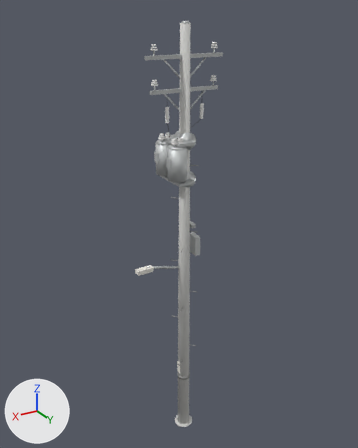
An edit to the glTF model client/art/photoreal11/props/jp_pole.glb, drawn before and after from the same camera.
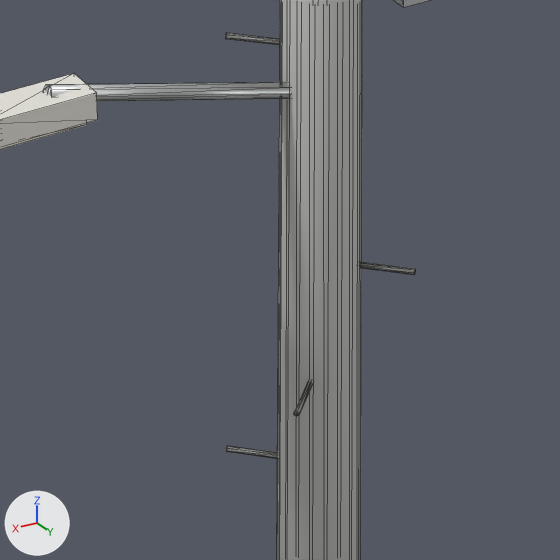
Old and new are each drawn whole from a camera (50 mm lens) standing at (5.84, 9.48, 11.04) and looking at (0.0, -0.26, 6.17) and again close up on the part from 39% to 61% of the width and 57% to 74% of the height. The lights are fixed; the arrows at lower left show +X, +Y and +Z. The last two pictures show the newer version. The close-ups show mesh edges as thin lines. Vertices at exactly the same position are counted once.

Names of what the first close-up shows: 'jp_pole'.
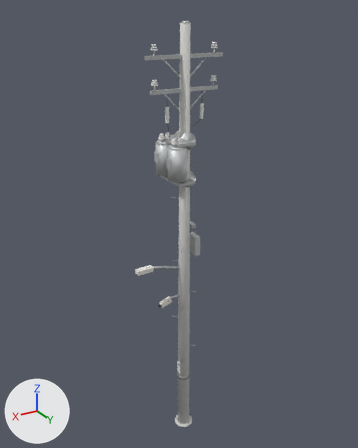
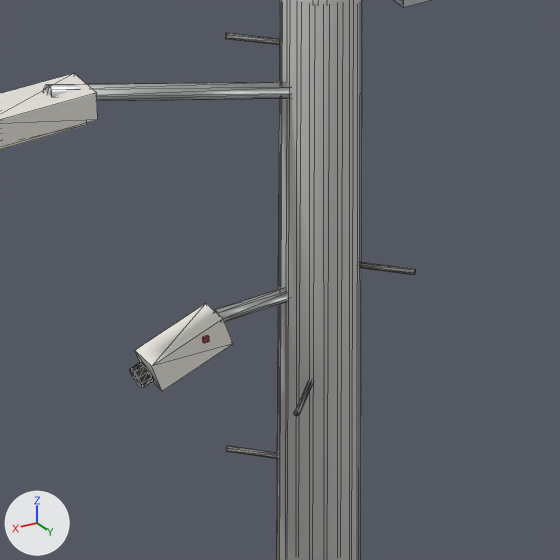
Where the change shows, as pixel boxes [x1, y1, x2, y2] in the close-ups (560 x 560 px):
part 1 of me_jp_pole, added
    after: [215, 289, 289, 322]
part 2 of me_jp_pole, added
    after: [203, 335, 209, 343]
part 3 of me_jp_pole, added
    after: [130, 362, 153, 388]
part 4 of me_jp_pole, added
    after: [135, 303, 233, 391]

What changed in the scene script:
```text
Add mat_neon_red:
    mat_neon_red = principled_material('neon_red')
    mat_neon_red.base_color = (0.9, 0.1, 0.15)  # red #f3596c
    mat_neon_red.roughness = 0.3
Add mat_dark:
    mat_dark = principled_material('dark')
    mat_dark.base_color = (0.03, 0.03, 0.03)  # dark grey #303030
    mat_dark.roughness = 0.9
Change me_jp_pole:
    used by ob_jp_pole; location = (0.0, 0.0, 0.0)
    remove me_jp_pole.from_pydata(...)  # 1744 vertices, 3132 faces; spans x -0.95..1.33, y -0.5..0.5, z 0.0..10.85
    add me_jp_pole.from_pydata(...)  # 1792 vertices, 3212 faces; spans x -0.95..1.33, y -0.5..0.5, z 0.0..10.85
    me_jp_pole part 1: a new loose piece, a 6-sided cylinder along x spanning x 0.12..0.42, y -0.025..0.025, z 4.278..4.322, in mat_galvanized (light grey #ced1d1)
    me_jp_pole part 2: a new loose piece, a box spanning x 0.49..0.51, y 0.06..0.07, z 4.26..4.28, in mat_neon_red (red #f3596c)
    me_jp_pole part 3: a new loose piece of 20 vertices spanning x 0.69..0.75, y -0.04..0.04, z 4.12..4.21, in mat_dark (dark grey #303030)
    me_jp_pole part 4
    8 vertices are added at x 0.39..0.71, y -0.06..0.06, z 4.11..4.33
    12 new faces join them, mat_plastic_ivory (white #eae7df)
    add me_jp_pole.materials.append(mat_dark)  # dark grey #303030
    add me_jp_pole.materials.append(mat_neon_red)  # red #f3596c
```
